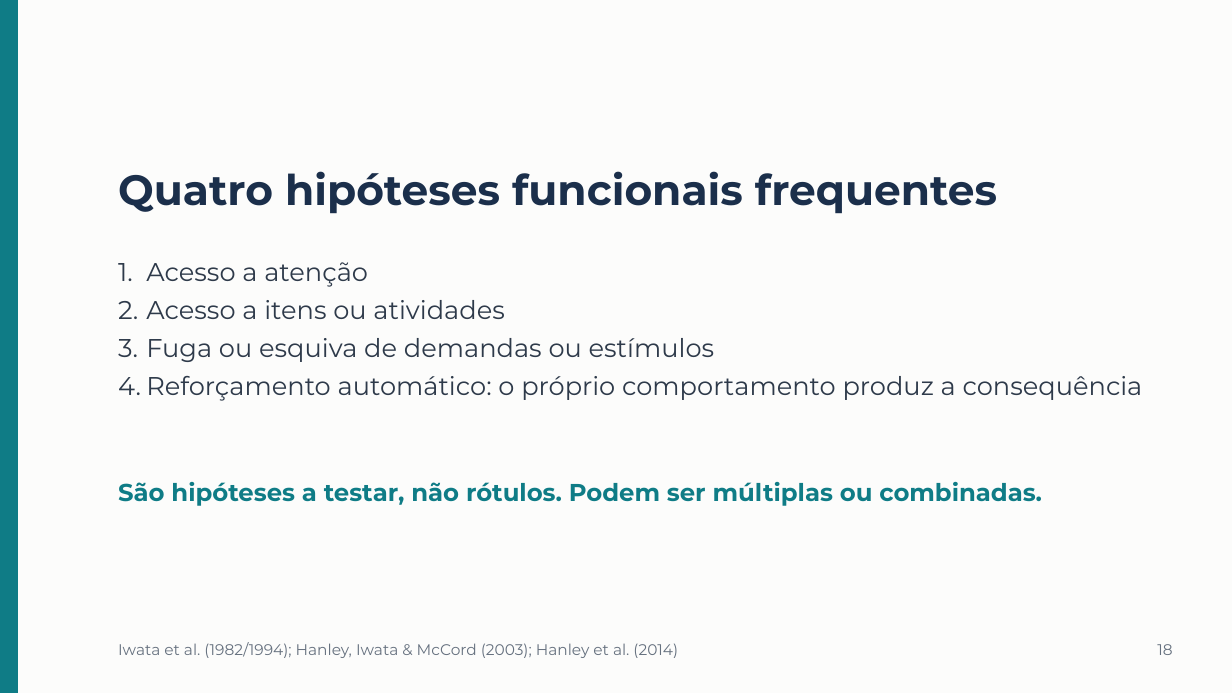
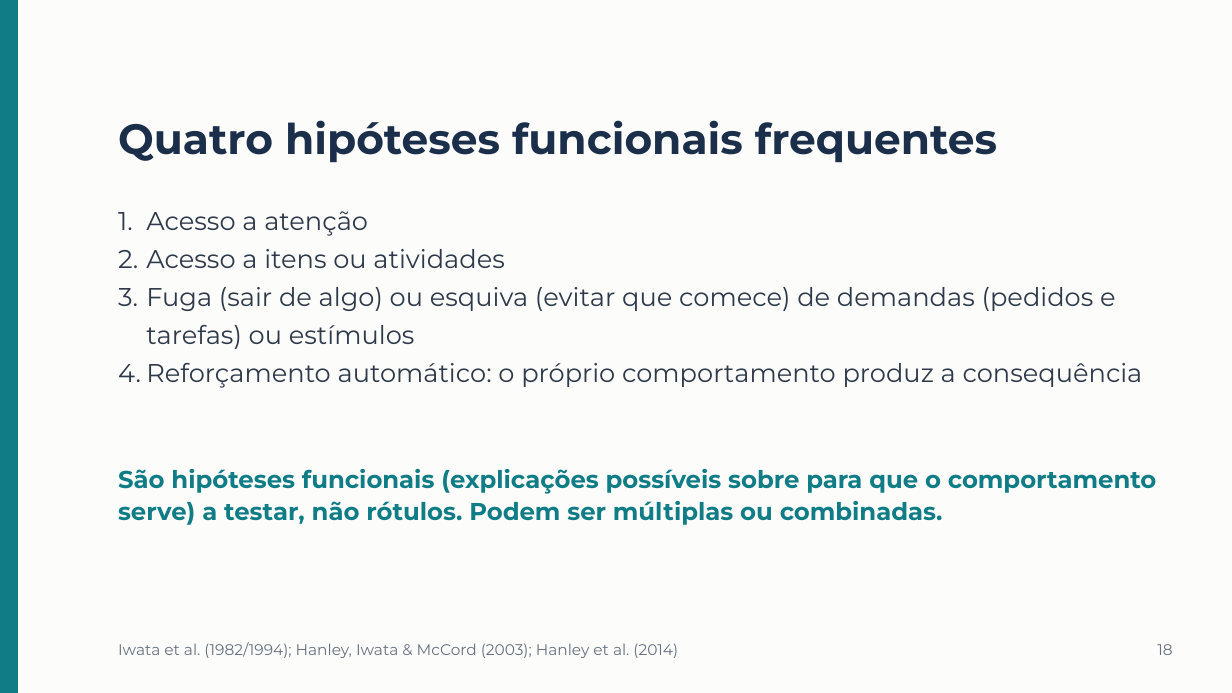
Before and after one commit to betinabinatti/CORE_WORKSHOP_ABA_TEA.md, a slide deck: slide 19 of workshop-aba-tea-lacc/apresentacao/Apresentacao_Workshop_ABA_TEA.pptx. Drawn at 1232x693 pixels with LibreOffice and Linux fonts; fonts in the diff are those of the drawing. Boxes give left, top, right and bottom in pixels: in the first picture for what was removed or moved away, otherwise in the second. Text is boxed around its words. In the diff, an @@ line names an element or a change of style, - is before the commit and + after.

```diff
--- a/workshop-aba-tea-lacc/apresentacao/Apresentacao_Workshop_ABA_TEA.pptx
+++ b/workshop-aba-tea-lacc/apresentacao/Apresentacao_Workshop_ABA_TEA.pptx
@@ text "Quatro hipóteses funcionais frequentes": place and size @@
-text "Quatro hipóteses funcionais frequentes" at [118,171,997,214]
+text "Quatro hipóteses funcionais frequentes" at [118,120,997,163]
@@ text "Acesso a atenção": place and size @@
-text "Acesso a atenção" at [146,262,1143,401]
+text "Acesso a atenção" at [146,211,1143,388]
@@ text at [146,287,1116,349]: text changed @@
-3. Fuga ou esquiva de demandas ou estímulos
+3. Fuga (sair de algo) ou esquiva (evitar que comece) de demandas (pedidos e tarefas) ou estímulos
@@ text at [118,469,1157,525]: text changed @@
-São hipóteses a testar, não rótulos. Podem ser múltiplas ou combinadas.
+São hipóteses funcionais (explicações possíveis sobre para que o comportamento serve) a testar, não rótulos. Podem ser múltiplas ou combinadas.
```
Also in this commit, not shown: 26 other slides changed, 1 slide added, 2 slides removed, 40 other files.
